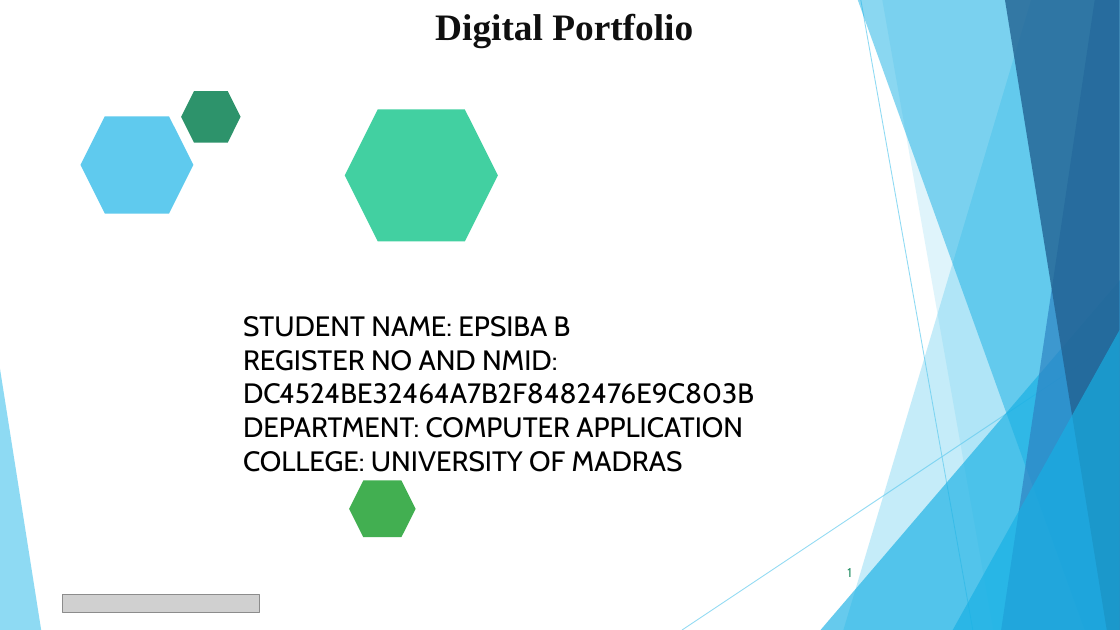
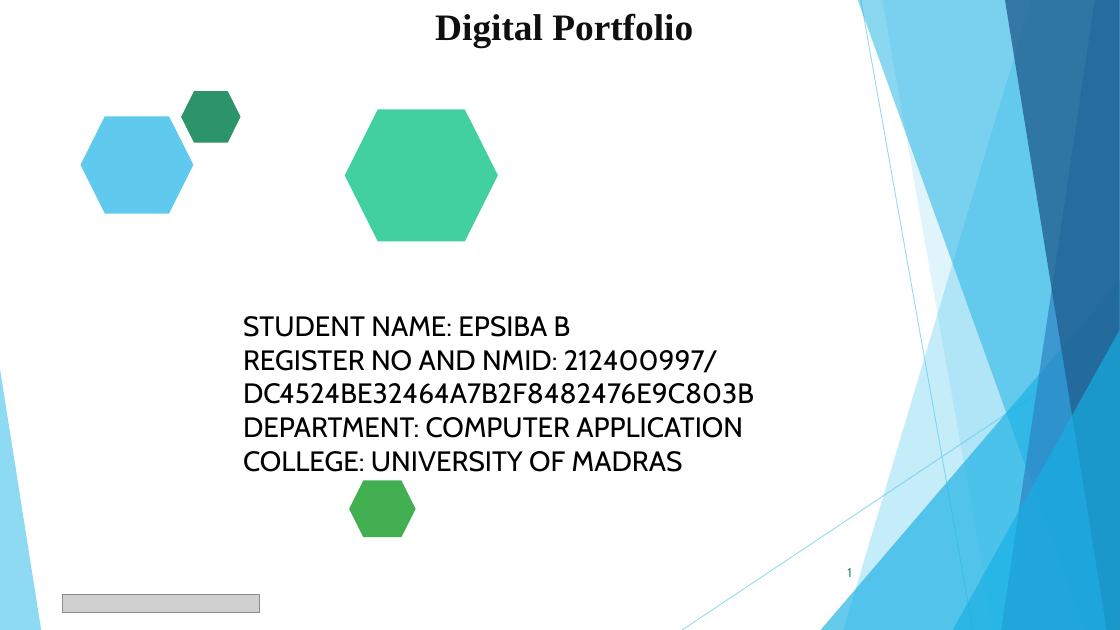
Before and after one commit to Epsiba-png/Epsiba-porfolio, a slide deck: slide 1 of EPSIBA B PPT.pptx. Drawn at 1120x630 pixels with LibreOffice and Linux fonts; fonts in the diff are those of the drawing; grey boxes stand for pictures. Boxes give left, top, right and bottom in pixels: in the first picture for what was removed or moved away, otherwise in the second. Text is boxed around its words. In the diff, an @@ line names an element or a change of style, - is before the commit and + after.

```diff
--- a/EPSIBA B PPT.pptx
+++ b/EPSIBA B PPT.pptx
@@ text at bbox=[243, 350, 718, 373]: text changed @@
-REGISTER NO AND NMID:
+REGISTER NO AND NMID: 212400997/
```
Also in this commit, not shown: 1 other slide changed.
